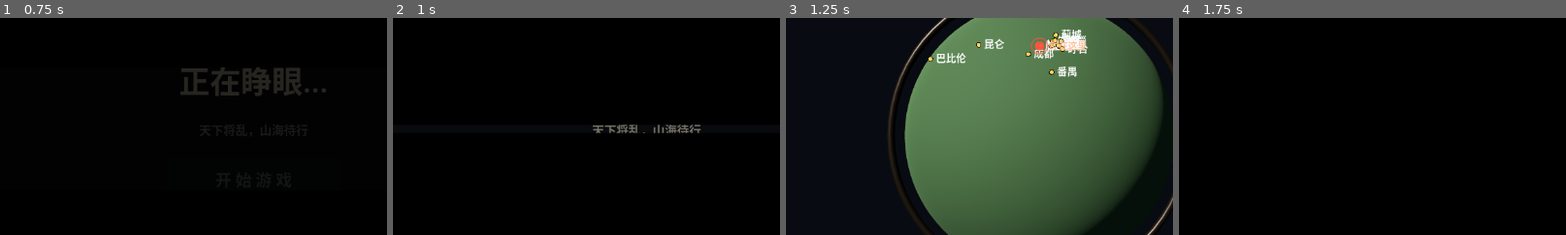
Above: before the commit, frames 1-4 (left to right).
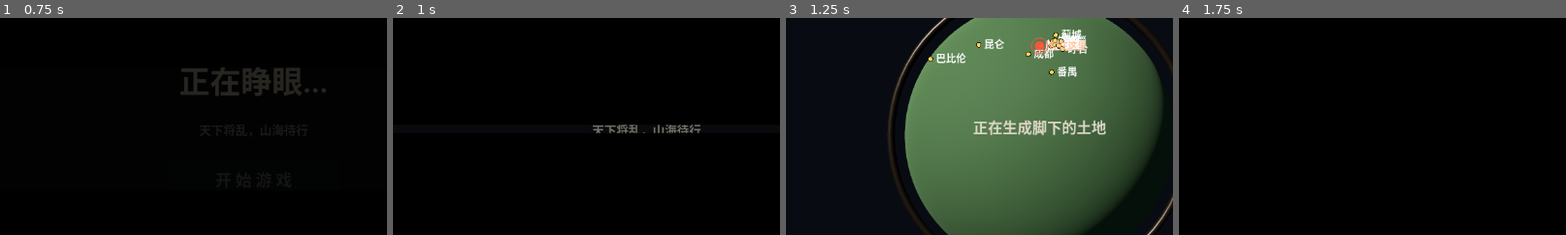
Above: after the commit, the same moments.

Repository: Richesfire/map
Game: Godot game, scene res://scenes/main_menu.tscn
The game is run twice, just before and just after one commit, with the same random seed, the same clock (stepped at 60 frames per second) and the same inputs.
Inputs (mouse positions are % of the whole screen's width and height, from its top left):
- Up to frame 1 (0.75 s): click "开 始 游 戏" at 0.5 s
- Up to frame 2 (1 s): no input
- Up to frame 3 (1.25 s): no input
- Up to frame 4 (1.75 s): tap Enter at 1.25 s; move the mouse to (55, 50) at 1.27 s; hold W (move_forward) from 1.28 s (still down); hold F (interact) from 1.28 s (still down); click (55, 50) at 1.42 s; tap Space (jump) at 1.52 s
The pictures show only the part of the screen within x 17-67%, y 24-74%; the shares and areas given below are measured in that part.

Frames 1-2 are identical in both runs. In frame 3, 1.3% of the frame differs, in the area x 48-83%, y 46-55%; in frame 4, nothing differs.

Commit message:
群系阈值搬进 Excel（群系规则页）+ 加载提示文字 + 准星可反复拖拽 + bat 走主菜单

Diff:
--- a/godot/data/terrain_types.json
+++ b/godot/data/terrain_types.json
@@ -1,6 +1,23 @@
 {
   "version": 2,
   "note": "本文件由 tools/export_terrain.py 从 data/地形表.xlsx 生成，不要手改。第 1 项（is_integrated=是）是策划标注的「整合地形」，由策划在 PSD 里单独制作。零件编号全局唯一，可跨地形复用。",
+  "biome_rules": {
+    "ice_lat": 72.0,
+    "tundra_lat": 62.0,
+    "jungle_lat": 16.0,
+    "savanna_lat": 26.0,
+    "desert_lat": 38.0,
+    "h_alpine": 125.0,
+    "h_mountain": 95.0,
+    "h_hills": 66.0,
+    "wet_jungle": 0.56,
+    "wet_forest": 0.48,
+    "wet_steppe": 0.33,
+    "wet_desert": 0.22,
+    "arid_lo": 14.0,
+    "arid_hi": 34.0,
+    "arid_peak": 0.28
+  },
   "coordinate_note": "distribution 只是大致区域；真正的全球分布需要陆地/海洋掩膜 + 生物群系数据，尚未实现。",
   "terrain_types": [
     {
--- a/godot/scripts/map/biome_map.gd
+++ b/godot/scripts/map/biome_map.gd
@@ -19,20 +19,24 @@
 ##   land     海陆掩膜，决定海洋
 ## ==============================================================
 
-const ICE_LAT := 72.0        # 冰盖起始纬度
-const TUNDRA_LAT := 62.0     # 苔原起始纬度
-const JUNGLE_LAT := 16.0     # 热带雨林 |lat| 上限
-const SAVANNA_LAT := 26.0    # 稀树草原上限
-const DESERT_LAT := 38.0     # 沙漠纬度带上限
+var ice_lat := 72.0          # 以下阈值全部由 terrain_types.json 的 biome_rules 覆盖（Excel「群系规则」页）
+var tundra_lat := 62.0
+var jungle_lat := 16.0
+var savanna_lat := 26.0
+var desert_lat := 38.0
 
-const H_ALPINE := 125.0
-const H_MOUNTAIN := 95.0
-const H_HILLS := 66.0
+var h_alpine := 125.0
+var h_mountain := 95.0
+var h_hills := 66.0
 
-const WET_JUNGLE := 0.56
-const WET_FOREST := 0.48
-const WET_STEPPE := 0.33
-const WET_DESERT := 0.22
+var wet_jungle := 0.56
+var wet_forest := 0.48
+var wet_steppe := 0.33
+var wet_desert := 0.22
+
+var arid_lo := 14.0
+var arid_hi := 34.0
+var arid_peak := 0.28
 
 var gen: TerrainNoise
 var _mask: Image
@@ -42,6 +46,7 @@
 
 func setup(noise_gen: TerrainNoise, land_mask: Image = null) -> void:
 	gen = noise_gen
+	_load_rules()
 	_mask = land_mask
 	if _mask != null:
 		_mask_w = _mask.get_width()
@@ -66,8 +71,8 @@
 	# 纬度干旱带：南北纬 15~35 度是副热带高压带，全球的沙漠都在这里
 	var lat: float = absf(GeoSphere.dir_to_lonlat(dir).y)
 	var aridity := 0.0
-	if lat > 14.0 and lat < 34.0:
-		var t := (lat - 14.0) / 20.0            # 0..1
+	if lat > arid_lo and lat < arid_hi:
+		var t := (lat - arid_lo) / maxf(arid_hi - arid_lo, 1.0)
 		aridity = sin(t * PI) * 0.28             # 顶点在 24 度左右（副热带高压带）
 	return clampf(raw - aridity, 0.0, 1.0)
 
@@ -83,33 +88,33 @@
 
 	if not is_land(d):
 		return "ocean"
-	if lat >= ICE_LAT:
+	if lat >= ice_lat:
 		return "ice"
-	if h >= H_ALPINE:
+	if h >= h_alpine:
 		return "alpine"
-	if lat >= TUNDRA_LAT:
+	if lat >= tundra_lat:
 		return "tundra"
-	if h >= H_MOUNTAIN:
+	if h >= h_mountain:
 		return "mountain"
-	if h >= H_HILLS:
+	if h >= h_hills:
 		return "hills"
 
 	var w := wet_at(d)
 
-	if lat <= JUNGLE_LAT:
-		if w >= WET_JUNGLE:
+	if lat <= jungle_lat:
+		if w >= wet_jungle:
 			return "jungle"
-		if w >= WET_STEPPE:
+		if w >= wet_steppe:
 			return "savanna"
 		return "desert"
 
-	if w >= WET_FOREST:
+	if w >= wet_forest:
 		return "forest"
-	if w >= WET_STEPPE:
+	if w >= wet_steppe:
 		return "steppe"
-	if w >= WET_DESERT and lat >= 12.0 and lat <= DESERT_LAT:
+	if w >= wet_desert and lat >= 12.0 and lat <= desert_lat:
 		return "desert"
-	if w < WET_DESERT * 0.62:
+	if w < wet_desert * 0.62:
 		return "badland"
 
 	# 低洼 + 潮湿 = 沼泽
@@ -126,3 +131,32 @@
 		"inland_water": "河流", "ocean": "海洋", "badland": "荒漠",
 	}
 	return table.get(id, id)
+
+
+## 从 terrain_types.json 的 biome_rules 里读阈值（这些值由 Excel 的「群系规则」页驱动）
+func _load_rules() -> void:
+	const PATH := "res://data/terrain_types.json"
+	if not FileAccess.file_exists(PATH):
+		return
+	var data: Variant = JSON.parse_string(FileAccess.get_file_as_string(PATH))
+	if typeof(data) != TYPE_DICTIONARY:
+		return
+	var r: Dictionary = data.get("biome_rules", {})
+	if r.is_empty():
+		return
+	if r.has("ice_lat"): ice_lat = float(r["ice_lat"])
+	if r.has("tundra_lat"): tundra_lat = float(r["tundra_lat"])
+	if r.has("jungle_lat"): jungle_lat = float(r["jungle_lat"])
+	if r.has("savanna_lat"): savanna_lat = float(r["savanna_lat"])
+	if r.has("desert_lat"): desert_lat = float(r["desert_lat"])
+	if r.has("h_alpine"): h_alpine = float(r["h_alpine"])
+	if r.has("h_mountain"): h_mountain = float(r["h_mountain"])
+	if r.has("h_hills"): h_hills = float(r["h_hills"])
+	if r.has("wet_jungle"): wet_jungle = float(r["wet_jungle"])
+	if r.has("wet_forest"): wet_forest = float(r["wet_forest"])
+	if r.has("wet_steppe"): wet_steppe = float(r["wet_steppe"])
+	if r.has("wet_desert"): wet_desert = float(r["wet_desert"])
+	if r.has("arid_lo"): arid_lo = float(r["arid_lo"])
+	if r.has("arid_hi"): arid_hi = float(r["arid_hi"])
+	if r.has("arid_peak"): arid_peak = float(r["arid_peak"])
+	print("[Biome] 已载入 %d 条群系规则" % r.size())
--- a/godot/scripts/map/world_map_dialog.gd
+++ b/godot/scripts/map/world_map_dialog.gd
@@ -186,6 +186,9 @@
 	elif event is InputEventMouseMotion and _pin_dragging:
 		var mmv := event as InputEventMouseMotion
 		_pin_pos = mmv.position
+		var hv := _globe.pick(mmv.position)
+		if hv != Vector3.ZERO:
+			_target_dir = hv      # 拖到球面上：准星直接贴上去，跟着球走
 		_overlay.queue_redraw()
 		get_viewport().set_input_as_handled()
 	elif event is InputEventMouseMotion and _pin_dragging:
@@ -243,7 +246,16 @@
 
 ## 鼠标是否落在准星上（半径 34 像素）
 func _near_pin(p: Vector2) -> bool:
-	return p.distance_to(_pin_pos) <= 34.0
+	return p.distance_to(reticle_pos()) <= 34.0
+
+
+## 准星当前画在哪：定了目标就跟着球走，没定就停在鼠标松手的位置
+func reticle_pos() -> Vector2:
+	if _target_dir != Vector3.ZERO:
+		var sp := project(_target_dir)
+		if sp.x >= 0.0:
+			return sp
+	return _pin_pos
 
 
 func pin_pos() -> Vector2:
--- a/godot/scripts/map/world_map_overlay.gd
+++ b/godot/scripts/map/world_map_overlay.gd
@@ -26,22 +26,8 @@
 			draw_string(font, p + Vector2(8, 5), a.label, HORIZONTAL_ALIGNMENT_LEFT,
 					-1, 15, Color(1, 1, 1, 0.96))
 
-	# ---- 旅行准星：只在还没定下目标时画（定下后只画球上那个，跟着球转）
-	# 拖动中（或还没定目标）都要画准星，否则一拖到球上准星就消失了，看着像拖不动
-	if dialog._pin_dragging or dialog._target_dir == Vector3.ZERO:
-		_draw_reticle(dialog.pin_pos())
-
-	# ---- 旅行目标标记：跟着球体一起转
-	if dialog._target_dir != Vector3.ZERO:
-		var tp := dialog.project(dialog._target_dir)
-		if tp.x >= 0.0:
-			draw_circle(tp, 9.0, Color(0.98, 0.80, 0.25, 0.95))
-			draw_arc(tp, 15.0, 0.0, TAU, 28, Color(0.98, 0.80, 0.25, 0.75), 2.5)
-			draw_line(tp + Vector2(-18, 0), tp + Vector2(18, 0), Color(1, 1, 1, 0.9), 1.5)
-			draw_line(tp + Vector2(0, -18), tp + Vector2(0, 18), Color(1, 1, 1, 0.9), 1.5)
-			if font != null:
-				draw_string(font, tp + Vector2(18, -10), "旅行目标 · 回车", HORIZONTAL_ALIGNMENT_LEFT,
-						-1, 15, Color(1, 0.88, 0.5, 0.98))
+	# ---- 旅行准星：只有一个。定了目标就跟着球面走，没定就停在鼠标松手的位置
+	_draw_reticle(dialog.reticle_pos())
 
 	# ---- 玩家当前位置（红点 + 光环）
 	var pm := dialog.project(dialog.world.region_center_dir)
--- a/godot/scripts/world/world_root.gd
+++ b/godot/scripts/world/world_root.gd
@@ -48,6 +48,10 @@
 
 func _ready() -> void:
 	print("[World] BUILD_TAG = " + BUILD_TAG)
+	# 黑屏期间给玩家一点信息，别让开局干等
+	var wake0 := get_node_or_null("/root/Wake")
+	if wake0 != null:
+		wake0.set_caption("正在生成脚下的土地")
 	var t0 := Time.get_ticks_msec()
 
 	var cfg := MapConfig.new()
@@ -100,6 +104,7 @@
 
 	var wake := get_node_or_null("/root/Wake")
 	if wake != null:
+		wake.set_caption("")
 		wake.reveal()
 
 	_maybe_capture()
Not shown, added: godot/_截图/52_洞1250.png.import
Not shown, changed: data/地形表.xlsx
Not shown, changed: 运行游戏.bat
